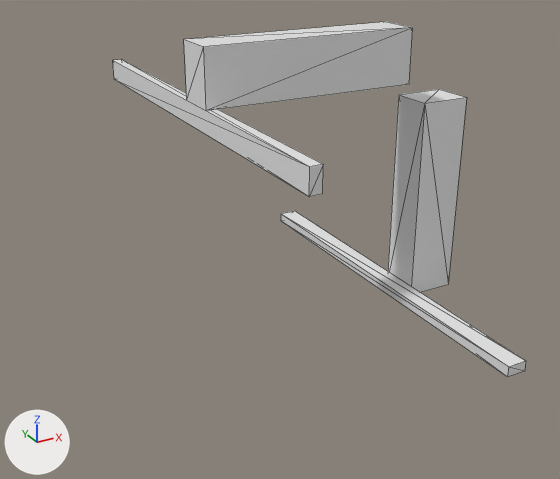
One commit to the OBJ model Data/bmc/tiles_structure/t_239.obj: the scene before it, then after it.
One viewpoint serves both versions: a 50 mm lens placed at (-1.101, -1.495, 0.434), pointed at (-0.286, -0.014, -0.307). The axes (+X, +Y, +Z) are drawn at lower left. The lights are the same throughout. Mesh edges are drawn as thin lines. Where no turn or scale is listed for an object, it has been applied to the vertices.

Names of what the first picture shows: 't_239'.
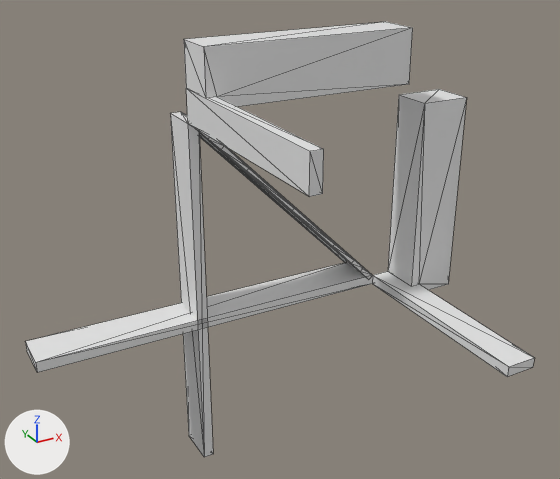
What changed in the scene script:
```text
Change me_t_239:
    used by ob_t_239; location = (0.0, 0.0, 0.0)
    remove me_t_239.from_pydata(...)  # 32 vertices, 48 faces; spans x -0.5..0.175, y -0.5..0.5, z -0.5..0.175
    add me_t_239.from_pydata(...)  # 124 vertices, 244 faces; spans x -0.875..0.175, y -0.5..0.1, z -0.875..0.175
    me_t_239 part 1
    13 vertices are removed from x -0.5..0.05, y -0.5..0.5, z -0.5..0.05
    41 faces are deleted
    3 vertices move from x -0.475..0.05, y -0.5, z -0.5..0.05 to x -0.5..0.075, y -0.5, z -0.5..0.075
    80 vertices are added at x -0.875..0.075, y -0.5..0.1, z -0.875..0.075
    7 new vertices lie (0.0, 0.5, 0.0) away from vertices in x -0.5..0.05, y -0.5, z -0.5..0.05
    6 new vertices lie (-0.059, 0.0, 0.059) away from vertices in x -0.069..-0.06, y 0.0..0.1, z -0.425..-0.416
    6 new vertices lie (0.059, 0.0, -0.059) away from vertices in x -0.425..-0.416, y 0.0..0.1, z -0.069..-0.06
    6 new vertices lie (0.119, 0.0, -0.119) away from vertices in x -0.366..-0.358, y 0.0..0.1, z -0.128..-0.12
    237 new faces join them
```

Changed parts and their boxes (x1, y1, x2, y2) in the pictures (560 x 479 px):
't_239', reshaped (23% wider, 22% taller)
    before: (113, 22, 526, 377)
    after: (26, 22, 534, 457)
